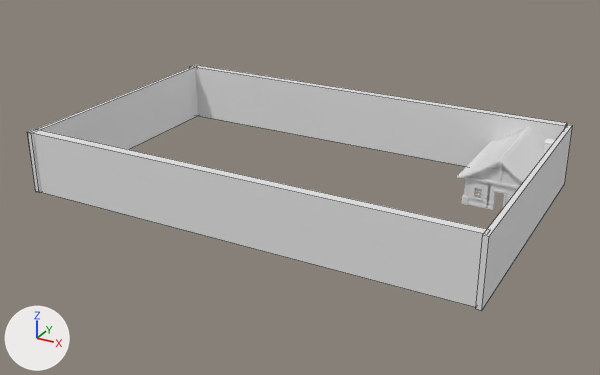
The FBX model Resource/colloder_stage_wall.fbx, before and after one commit.
The view is the same before and after, from a camera (50 mm lens) standing at (34.4, -175.9, 74.2) and looking at (-47.6, -26.8, -0.3). Arrows for +X, +Y and +Z are at lower left; the lights stay in place. Mesh edges are drawn as thin lines on the coarser meshes. Where no turn or scale is listed for an object, it has been applied to the vertices.

Objects in the first picture: 'HouseRoof_02_LOD2', '立方体', '立方体.005', '立方体.007', '立方体.008'.
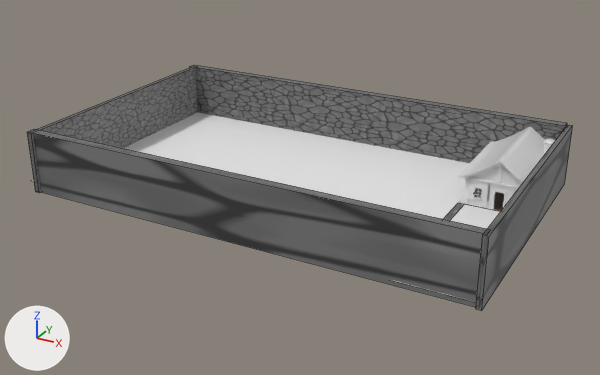
What differs and where, as boxes (x1, y1, x2, y2) in the pictures (600 x 375 px):
'立方体.008', recoloured
    both: (27, 129, 490, 307)
'立方体.005', recoloured
    both: (190, 65, 567, 167)
'平面', added
    after: (32, 112, 470, 219)
'立方体.007', recoloured
    both: (28, 67, 198, 193)
'立方体', recoloured
    both: (476, 125, 573, 310)
'平面.002', added
    after: (391, 203, 501, 303)
'平面.001', added
    after: (474, 189, 504, 211)

What changed in the scene script:
```text
Add img_wall_stone_c_height_png:
    img_wall_stone_c_height_png = load_image('Wall_Stone_C_Height.png', 'Wall_Stone_C_Height.png', 2048, 2048, 'sRGB')
Add img_wood_planks_b_basecolor_png:
    img_wood_planks_b_basecolor_png = load_image('Wood_Planks_B_Basecolor.png', 'Wood_Planks_B_Basecolor.png', 2048, 2048, 'sRGB')
Add mat_マテリアル_002:
    mat_マテリアル_002 = principled_material('マテリアル.002')
    mat_マテリアル_002.texture = img_wall_stone_c_height_png
Add mat_マテリアル_001:
    mat_マテリアル_001 = principled_material('マテリアル.001')
    mat_マテリアル_001.base_color = (0.8, 0.8, 0.8)  # white #e7e7e7
    mat_マテリアル_001.roughness = 1.0
Add mat_マテリアル:
    mat_マテリアル = principled_material('マテリアル')
    mat_マテリアル.texture = img_wood_planks_b_basecolor_png
Change me_立方体_007:
    where me_立方体_007.from_pydata(...)  # 8 vertices, 6 faces; spans x -0.5..0.5, y -30.7..30.7, z -7.0..7.0
    add me_立方体_007.materials.append(mat_マテリアル_002)  # picture img_wall_stone_c_height_png
Change me_立方体_014:
    where me_立方体_014.from_pydata(...)  # 8 vertices, 6 faces; spans x -50.6..50.6, y -1.0..1.0, z -7.0..7.0
    add me_立方体_014.materials.append(mat_マテリアル_002)  # picture img_wall_stone_c_height_png
Change me_立方体_015:
    where me_立方体_015.from_pydata(...)  # 8 vertices, 6 faces; spans x -51.0..51.0, y -1.0..1.0, z -7.0..7.0
    add me_立方体_015.materials.append(mat_マテリアル_002)  # picture img_wall_stone_c_height_png
Change me_立方体_009:
    where me_立方体_009.from_pydata(...)  # 8 vertices, 6 faces; spans x -0.5..0.5, y -30.7..30.7, z -7.0..7.0
    add me_立方体_009.materials.append(mat_マテリアル_002)  # picture img_wall_stone_c_height_png
Add me_平面_002:
    me_平面_002.from_pydata([(-8.1, -18.7, 0.0), (8.1, -18.7, 0.0), (-8.1, 18.7, 0.0), (8.1, 18.7, 0.0)], [], [(0, 1, 3, 2)])
    me_平面_002.materials.append(mat_マテリアル_001)  # white #e7e7e7
Add me_平面_001:
    me_平面_001.from_pydata(...)  # 4 vertices, 1 face; spans x -7.3..7.3, y -11.2..11.2, z 0.0
    me_平面_001.materials.append(mat_マテリアル)  # picture img_wood_planks_b_basecolor_png
Add me_平面:
    me_平面.from_pydata([(-45.0, -29.4, 0.0), (45.0, -29.4, 0.0), (-45.0, 29.4, 0.0), (45.0, 29.4, 0.0)], [], [(0, 1, 3, 2)])
    me_平面.materials.append(mat_マテリアル_001)  # white #e7e7e7
Add ob_平面_002:
    ob_平面_002 = bpy.data.objects.new('平面.002', me_平面_002)
    ob_平面_002.location = (-5.8, -36.9, 0.0)
Add ob_平面_001:
    ob_平面_001 = bpy.data.objects.new('平面.001', me_平面_001)
    ob_平面_001.location = (-5.2, -7.0, 0.0)
Add ob_平面:
    ob_平面 = bpy.data.objects.new('平面', me_平面)
    ob_平面.location = (-57.4, -24.2, 0.0)
```
